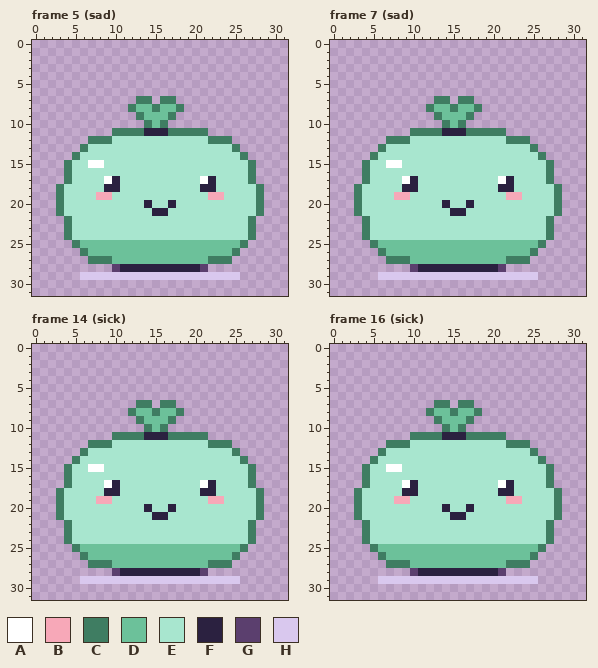
A pixel-art file gets an edit: art/characters/nature/sprig.aseprite. Above, as it was before the edit.
32x32 pixels, 36 frames. Shown: frame 5 (sad), frame 7 (sad), frame 14 (sick), frame 16 (sick). The commit also changed other frames, which this record leaves out.
Visible layers, top first: "face", "pet".
Palette (. is transparent): A #ffffff  B #f7a8b8  C #3f7d62  D #6cc19a  E #a8e6cf  F #2b2140  G #5b3f6e  H #d9c8ee
Pixels before, frame 5 (sad), first column x 3:
 7 ..........CC.CC...........
 8 .........CDDCDDC..........
 9 ..........CDDDC...........
10 ...........CDC............
11 .......CCCCFFFCCCCC.......
12 ....CCCEEEEEEEEEEEECCC....
13 ...CEEEEEEEEEEEEEEEEEEC...
14 ..CEEEEEEEEEEEEEEEEEEEEC..
15 .CEEAAEEEEEEEEEEEEEEEEEEC.
16 .CEEEEEEEEEEEEEEEEEEEEEEC.
17 .CEEEEAFEEEEEEEEEEAFEEEEC.
18 CEEEEEFFEEEEEEEEEEFFEEEEEC
19 CEEEEBBEEEEEEEEEEEEBBEEEEC
20 CEEEEEEEEEEFEEFEEEEEEEEEEC
21 CEEEEEEEEEEEFFEEEEEEEEEEEC
22 .CEEEEEEEEEEEEEEEEEEEEEEC.
23 .CEEEEEEEEEEEEEEEEEEEEEEC.
24 .CEEEEEEEEEEEEEEEEEEEEEEC.
25 ..CDDDDDDDDDDDDDDDDDDDDC..
26 ...CDDDDDDDDDDDDDDDDDDC...
27 ....CCCDDDDDDDDDDDDCCC....
28 .......GFFFFFFFFFFG.......
29 ...HHHHHHHHHHHHHHHHHHHH...
Pixels before, frame 7 (sad), first column x 3:
 7 ..........CC.CC...........
 8 .........CDDCDDC..........
 9 ..........CDDDC...........
10 ...........CDC............
11 .......CCCCFFFCCCCC.......
12 ....CCCEEEEEEEEEEEECCC....
13 ...CEEEEEEEEEEEEEEEEEEC...
14 ..CEEEEEEEEEEEEEEEEEEEEC..
15 .CEEAAEEEEEEEEEEEEEEEEEEC.
16 .CEEEEEEEEEEEEEEEEEEEEEEC.
17 .CEEEEAFEEEEEEEEEEAFEEEEC.
18 CEEEEEFFEEEEEEEEEEFFEEEEEC
19 CEEEEBBEEEEEEEEEEEEBBEEEEC
20 CEEEEEEEEEEFEEFEEEEEEEEEEC
21 CEEEEEEEEEEEFFEEEEEEEEEEEC
22 .CEEEEEEEEEEEEEEEEEEEEEEC.
23 .CEEEEEEEEEEEEEEEEEEEEEEC.
24 .CEEEEEEEEEEEEEEEEEEEEEEC.
25 ..CDDDDDDDDDDDDDDDDDDDDC..
26 ...CDDDDDDDDDDDDDDDDDDC...
27 ....CCCDDDDDDDDDDDDCCC....
28 .......GFFFFFFFFFFG.......
29 ...HHHHHHHHHHHHHHHHHHHH...
Pixels before, frame 14 (sick), first column x 3:
 7 ..........CC.CC...........
 8 .........CDDCDDC..........
 9 ..........CDDDC...........
10 ...........CDC............
11 .......CCCCFFFCCCCC.......
12 ....CCCEEEEEEEEEEEECCC....
13 ...CEEEEEEEEEEEEEEEEEEC...
14 ..CEEEEEEEEEEEEEEEEEEEEC..
15 .CEEAAEEEEEEEEEEEEEEEEEEC.
16 .CEEEEEEEEEEEEEEEEEEEEEEC.
17 .CEEEEAFEEEEEEEEEEAFEEEEC.
18 CEEEEEFFEEEEEEEEEEFFEEEEEC
19 CEEEEBBEEEEEEEEEEEEBBEEEEC
20 CEEEEEEEEEEFEEFEEEEEEEEEEC
21 CEEEEEEEEEEEFFEEEEEEEEEEEC
22 .CEEEEEEEEEEEEEEEEEEEEEEC.
23 .CEEEEEEEEEEEEEEEEEEEEEEC.
24 .CEEEEEEEEEEEEEEEEEEEEEEC.
25 ..CDDDDDDDDDDDDDDDDDDDDC..
26 ...CDDDDDDDDDDDDDDDDDDC...
27 ....CCCDDDDDDDDDDDDCCC....
28 .......GFFFFFFFFFFG.......
29 ...HHHHHHHHHHHHHHHHHHHH...
Pixels before, frame 16 (sick), first column x 3:
 7 ..........CC.CC...........
 8 .........CDDCDDC..........
 9 ..........CDDDC...........
10 ...........CDC............
11 .......CCCCFFFCCCCC.......
12 ....CCCEEEEEEEEEEEECCC....
13 ...CEEEEEEEEEEEEEEEEEEC...
14 ..CEEEEEEEEEEEEEEEEEEEEC..
15 .CEEAAEEEEEEEEEEEEEEEEEEC.
16 .CEEEEEEEEEEEEEEEEEEEEEEC.
17 .CEEEEAFEEEEEEEEEEAFEEEEC.
18 CEEEEEFFEEEEEEEEEEFFEEEEEC
19 CEEEEBBEEEEEEEEEEEEBBEEEEC
20 CEEEEEEEEEEFEEFEEEEEEEEEEC
21 CEEEEEEEEEEEFFEEEEEEEEEEEC
22 .CEEEEEEEEEEEEEEEEEEEEEEC.
23 .CEEEEEEEEEEEEEEEEEEEEEEC.
24 .CEEEEEEEEEEEEEEEEEEEEEEC.
25 ..CDDDDDDDDDDDDDDDDDDDDC..
26 ...CDDDDDDDDDDDDDDDDDDC...
27 ....CCCDDDDDDDDDDDDCCC....
28 .......GFFFFFFFFFFG.......
29 ...HHHHHHHHHHHHHHHHHHHH...
The result:
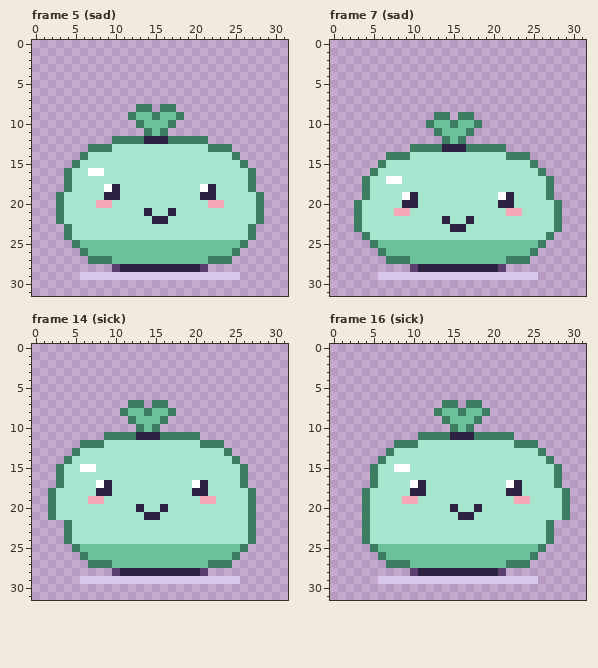
Difference:
Changed rows in their new state; - is an unchanged pixel.
Frame 5 (sad), layers "face", "pet":
first column x 3:
 7 ----------..-..-----------
 8 ---------.CC.CC.----------
 9 ---------CD-C-DC----------
10 ----------CD-DC-----------
11 -------....CDC.....-------
12 ----...CCCCFFFCCCCC...----
13 ---.CCC------------CCC.---
14 --.C------------------C.--
15 -.C-EE-----------------C.-
16 ----AA--------------------
17 ------EE----------EE------
18 .C----A-----------A-----C.
19 -----EFF----------FFE-----
20 -----BB----E--E----BB-----
21 -----------FEEF-----------
22 CE----------FF----------EC
Frame 7 (sad), layers "face", "pet":
first column x 3:
 7 ----------..-..-----------
 8 ---------.......----------
 9 -----------C.C------------
10 ---------CDDCDDC----------
11 -------...-DDD-....-------
12 ----.......CDC........----
13 ---....CCCCFFFCCCCC....---
14 --..CCC------------CCC..--
15 -..CEE----------------C..-
16 -.C--------------------C.-
17 ----AAEE----------EE------
18 .C----EE----------EE----C.
19 .C---EAF----------AFE---C.
20 ------FF---E--E---FF------
21 -----BB-----EE-----BB-----
22 CE---------F--F---------EC
23 CE----------FF----------EC
Frame 14 (sick), layers "face", "pet":
first column x 2:
 7 ----------C-.C-.-----------
 8 ---------CD-CD-C.----------
 9 ----------CD--C.-----------
10 -----------CDC.------------
11 -------C---F--C----.-------
12 ----C--E-----------C--.----
13 ---CE-----------------C.---
14 --CE-------------------C.--
15 -CE-A-E-----------------C.-
16 -CE---------------------C.-
17 -CE---AFE---------AFE---C.-
18 CE----F-E---------F-E----C.
19 CE---B-E-----------B-E---C.
20 CE---------FE-FE---------C.
21 CE----------F-E----------C.
Frame 16 (sick), layers "face", "pet":
first column x 3:
 7 ----------.-C.-C-----------
 8 ---------.C-DC-DC----------
 9 ----------.C--DC-----------
10 -----------.CDC------------
11 -------.---C--F----C-------
12 ----.--C-----------E--C----
13 ---.C-----------------EC---
14 --.C-------------------EC--
15 -.C-E-A-----------------EC-
16 -.C---------------------EC-
17 -.C---EAF---------EAF---EC-
18 .C----E-F---------E-F----EC
19 .C---E-B-----------E-B---EC
20 .C---------EF-EF---------EC
21 .C----------E-F----------EC
Pixel boxes of the changes (left, top, right, bottom) in both pictures:
changed: (56, 96, 264, 224)
changed: (354, 96, 562, 232)
changed: (48, 400, 264, 520)
changed: (354, 400, 570, 520)
